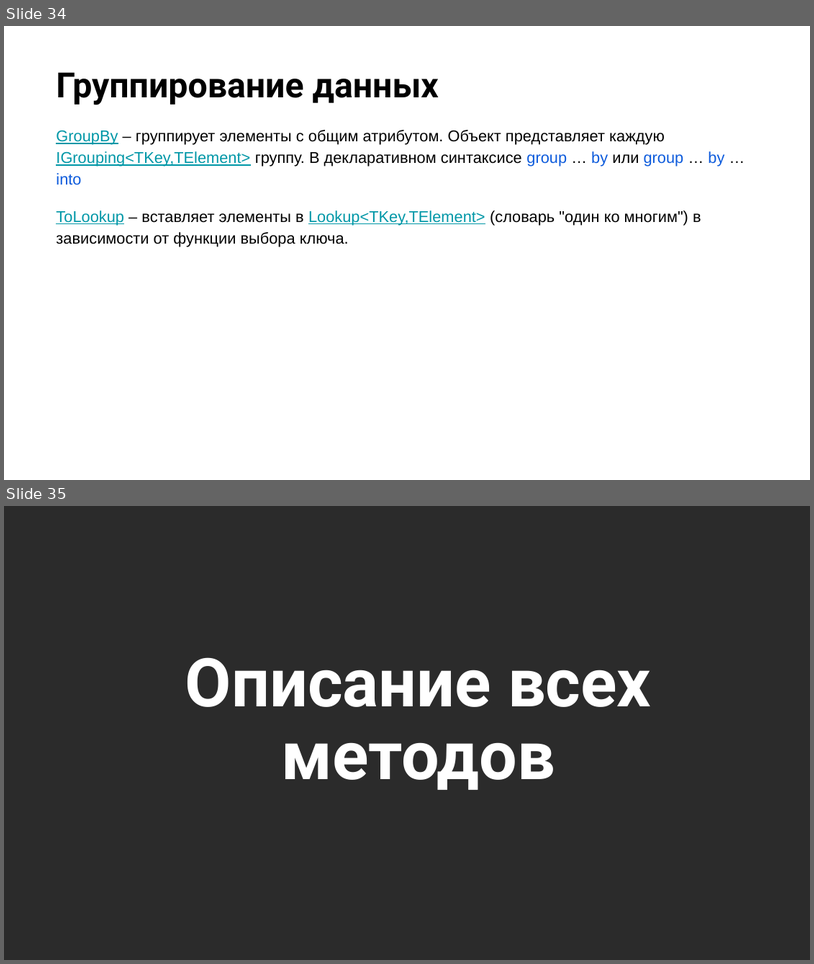
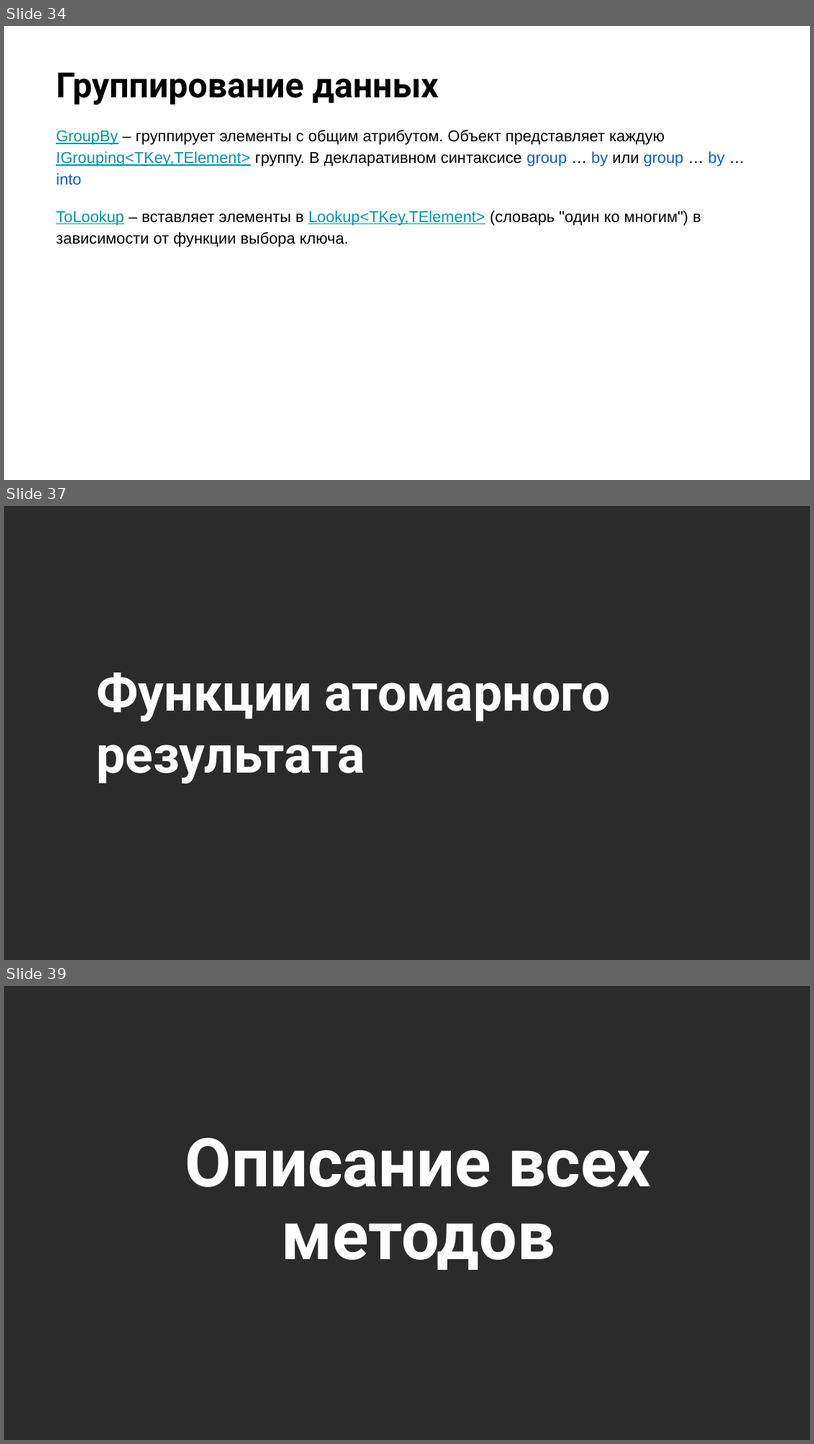
Before and after one commit to NilovPavel/LessonsLinq, a slide deck: LinqOperators.pptx. Shown one above the other, each under a label of ours: slides 34 and 35 before the commit, slides 34, 37 and 39 after it; the slides between them are not shown. The pictures are 814x964 and 814x1444 pixels, drawn with LibreOffice and Linux fonts; fonts in the diff are those of the drawing; background and template pictures are left out; a plain dark background stands for a picture behind light text. Boxes give left, top, right and bottom in pixels: in the first picture for what was removed or moved away, otherwise in the second. Text is boxed around its words. In the diff, an @@ line names an element or a change of style, - is before the commit and + after.

Commit message:
Добавлены операторы агрегации и атомарного результата.

```diff
--- a/LinqOperators.pptx
+++ b/LinqOperators.pptx
@@ slide 37 added at (4, 506, 810, 960), background picture (left out) @@
@@ title added at (96, 672, 611, 784), 46 pt, text #FFFFFF, bold @@
+Функции атомарного результата
@@ what was slide 35 is now slide 39 @@
```
Also in this commit, not shown: 3 slides changed, 3 other slides added, 1 other file.
